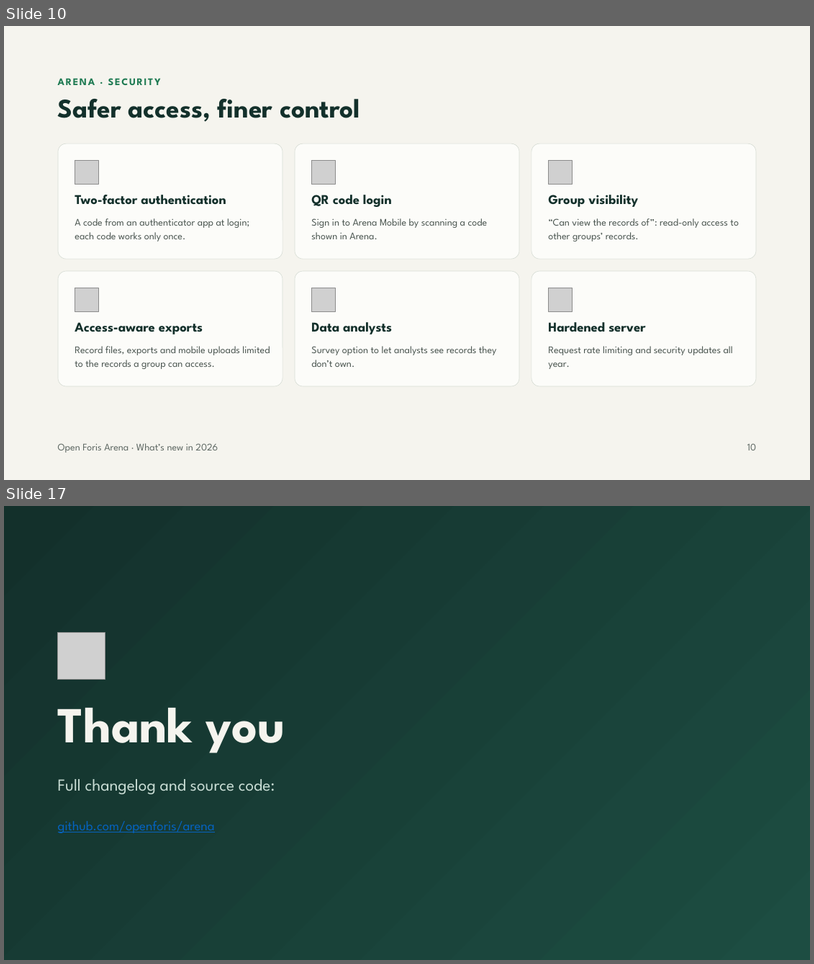
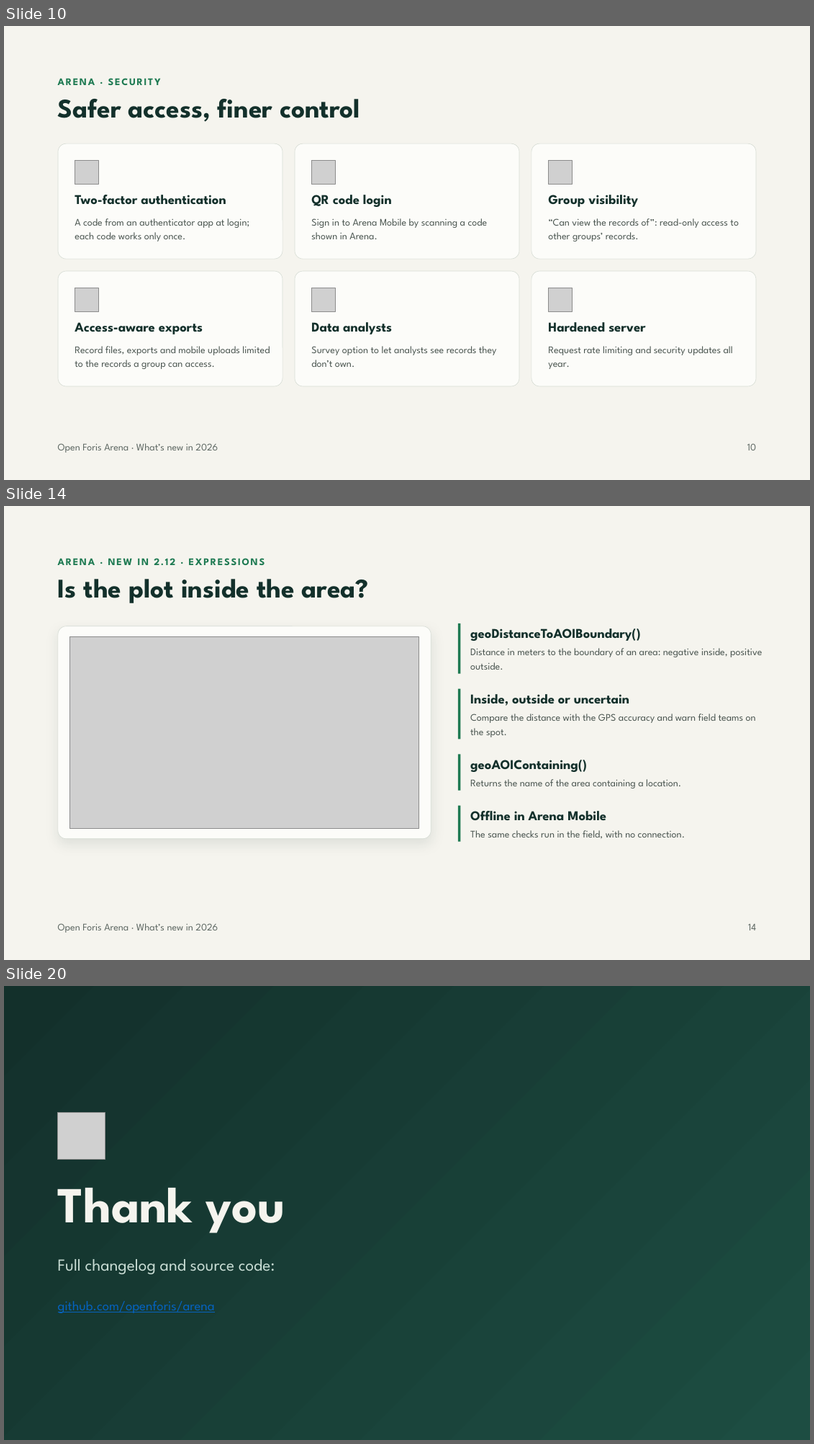
Before and after one commit to openforis/arena, a slide deck: docs/whats-new-2026/arena-whats-new-2026.pptx. Shown one above the other, each under a label of ours: slides 10 and 17 before the commit, slides 10, 14 and 20 after it; the slides between them are not shown. The pictures are 814x964 and 814x1444 pixels, drawn with LibreOffice and Linux fonts; fonts in the diff are those of the drawing; grey boxes stand for pictures. Boxes give left, top, right and bottom in pixels: in the first picture for what was removed or moved away, otherwise in the second. Text is boxed around its words. In the diff, an @@ line names an element or a change of style, - is before the commit and + after.

```diff
--- a/docs/whats-new-2026/arena-whats-new-2026.pptx
+++ b/docs/whats-new-2026/arena-whats-new-2026.pptx
@@ slide 14 added at [4, 506, 810, 960], background #F5F4EE @@
@@ text added at [58, 558, 265, 565], 12 pt, text #1E7A52, bold @@
+ARENA · NEW IN 2.12 · EXPRESSIONS
@@ title added at [58, 579, 369, 603], 32 pt, text #13302B, bold @@
+Is the plot inside the area?
@@ rounded rectangle added at [58, 626, 431, 839], fill #FCFCF9, outline #D6DCD4 0.5 pt @@
@@ line added from (460, 623) to (460, 674), #1E7A52 3 pt @@
@@ text added at [471, 628, 640, 641], 16 pt, text #13302B, bold @@
+geoDistanceToAOIBoundary()
@@ picture added at [70, 636, 419, 828] @@
@@ text added at [471, 648, 762, 669], 12 pt, text #4A5550 @@
+Distance in meters to the boundary of an area: negative inside, positive outside.
@@ line added from (460, 689) to (460, 739), #1E7A52 3 pt @@
@@ text added at [471, 694, 630, 705], 16 pt, text #13302B, bold @@
+Inside, outside or uncertain
@@ text added at [471, 713, 756, 737], 12 pt, text #4A5550 @@
+Compare the distance with the GPS accuracy and warn field teams on the spot.
@@ line added from (460, 754) to (460, 790), #1E7A52 3 pt @@
@@ text added at [471, 759, 587, 772], 16 pt, text #13302B, bold @@
+geoAOIContaining()
@@ text added at [471, 779, 682, 788], 12 pt, text #4A5550 @@
+Returns the name of the area containing a location.
@@ line added from (460, 806) to (460, 841), #1E7A52 3 pt @@
@@ text added at [471, 811, 607, 821], 16 pt, text #13302B, bold @@
+Offline in Arena Mobile
@@ text added at [471, 830, 685, 839], 12 pt, text #4A5550 @@
+The same checks run in the field, with no connection.
@@ text added at [58, 923, 218, 932], 12 pt, text #5E6863 @@
+Open Foris Arena · What’s new in 2026
@@ text added at [748, 924, 756, 930], 12 pt, text #5E6863 @@
+14
@@ what was slide 17 is now slide 20 @@
```
Also in this commit, not shown: 8 slides changed, 2 other slides added, 25 other files.
